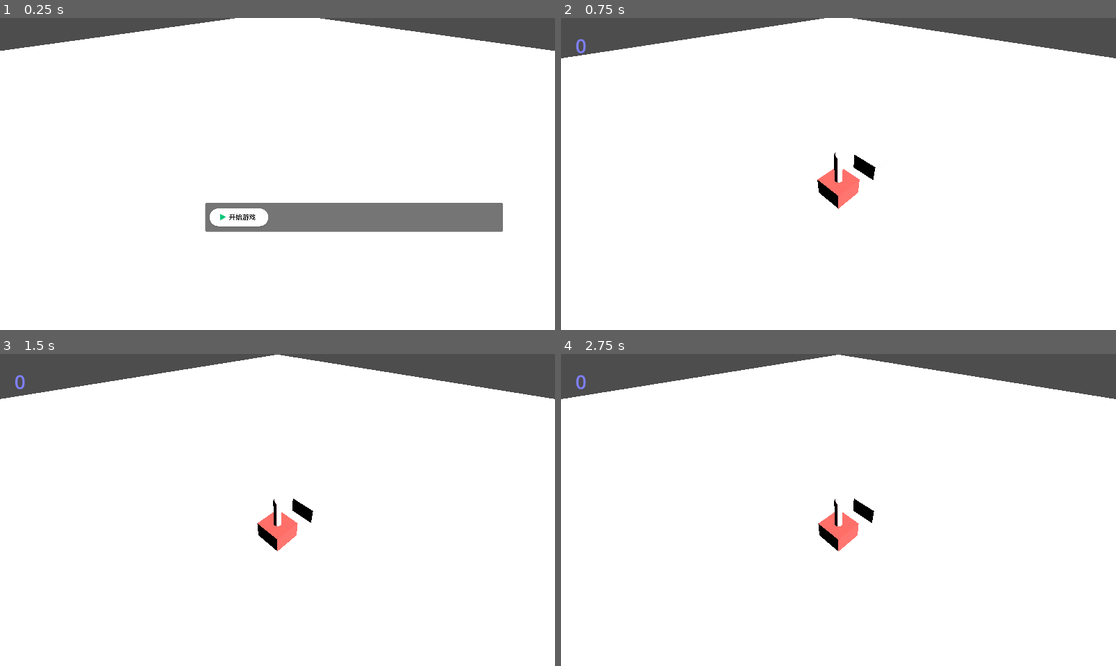
Above: before the commit, frames 1-4 (two rows, left to right).
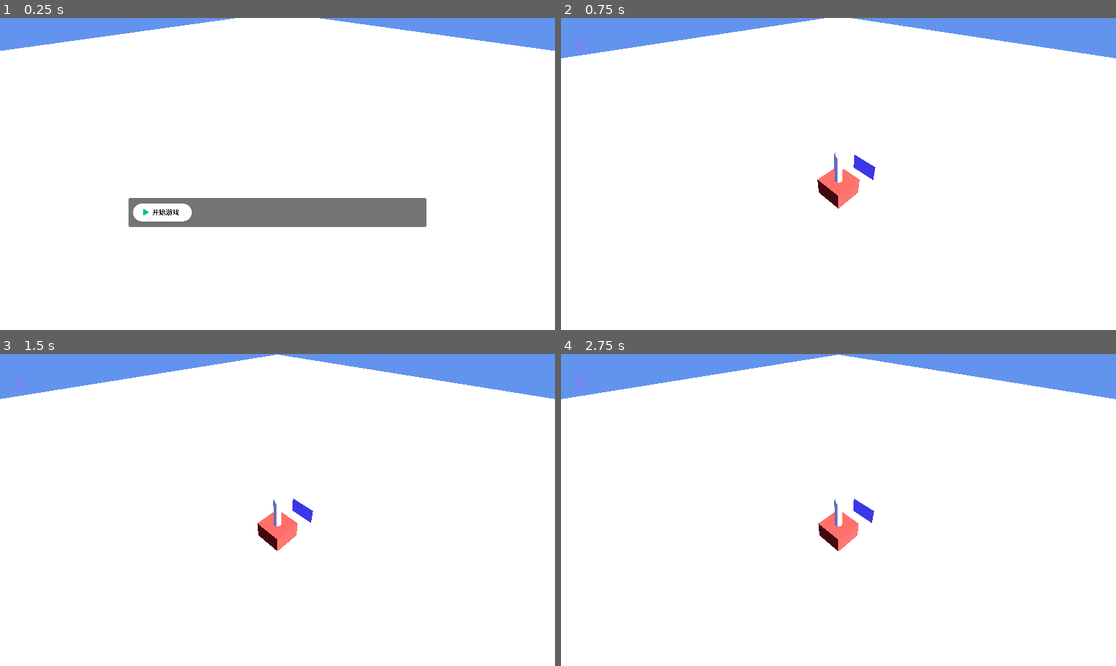
Above: after the commit, the same moments.

Repository: kindywu/jump-jump-godot
Game: Godot game, scene res://scenes/main.tscn
Same seed, same stepped clock (60 frames per second), same inputs: the game is played once before the commit and once after it.
Inputs (mouse positions are in pixels of both pictures, inside the frame that each line leads up to; where the layout moved, square brackets give the same spot in the first picture):
- Up to frame 1 (0.25 s): no input
- Up to frame 2 (0.75 s): click (838, 211) [916, 217] at 0.5 s
- Up to frame 3 (1.5 s): move the mouse to (399, 494) at 1.27 s; click (399, 494) at 1.42 s
- Up to frame 4 (2.75 s): tap Enter at 2 s; move the mouse to (727, 525) at 2.02 s; click (727, 525) at 2.17 s

The runs differ from the first frame. In frame 1, 8.5% of the frame differs, in the area x 0-100%, y 0-69%; in frame 2, 6.5%; in frame 3, 7.6%; in frame 4, 7.6%.

Commit message:
fix: use CenterContainer for proper UI centering, add WorldEnvironment with sky-blue background

Diff:
--- a/project.godot
+++ b/project.godot
@@ -11,9 +11,13 @@
 [application]
 
 config/name="jump-jump"
+run/main_scene="res://scenes/main.tscn"
 config/features=PackedStringArray("4.6", "Forward Plus")
 config/icon="res://icon.svg"
-run/main_scene="res://scenes/main.tscn"
+
+[autoload]
+
+GameState="*res://scripts/game_state.gd"
 
 [physics]
 
@@ -22,7 +26,3 @@
 [rendering]
 
 rendering_device/driver.windows="d3d12"
-
-[autoload]
-
-GameState="*res://scripts/game_state.gd"
--- a/scenes/main.tscn
+++ b/scenes/main.tscn
@@ -13,6 +13,10 @@
 [sub_resource type="StandardMaterial3D" id="StandardMaterial3D_ground"]
 albedo_color = Color(0.95, 0.87, 0.88, 1.0)
 
+[sub_resource type="Environment" id="Environment_world"]
+background_mode = 1
+background_color = Color(0.39, 0.58, 0.93, 1.0)
+
 [node name="Main" type="Node3D"]
 script = ExtResource("1")
 
@@ -20,6 +24,9 @@
 transform = Transform3D(0.866025, -0.353553, 0.353553, 0, 0.707107, 0.707107, -0.5, -0.612372, 0.612372, 2, 10, 8)
 light_energy = 10.0
 directional_shadow_mode = 0
+
+[node name="WorldEnvironment" type="WorldEnvironment" parent="."]
+environment = SubResource("Environment_world")
 
 [node name="Camera3D" type="Camera3D" parent="."]
 script = ExtResource("2")
--- a/scripts/ui/game_over.gd
+++ b/scripts/ui/game_over.gd
@@ -1,18 +1,15 @@
 extends Control
 
 func _ready() -> void:
-	# Center VBox
+	# Center container fills entire screen
+	var center := CenterContainer.new()
+	center.set_anchors_preset(Control.PRESET_FULL_RECT)
+	add_child(center)
+
+	# VBox for title + buttons
 	var vbox := VBoxContainer.new()
 	vbox.alignment = BoxContainer.ALIGNMENT_CENTER
-	vbox.anchor_left = 0.5
-	vbox.anchor_right = 0.5
-	vbox.anchor_top = 0.5
-	vbox.anchor_bottom = 0.5
-	vbox.offset_left = -150
-	vbox.offset_top = -100
-	vbox.offset_right = 150
-	vbox.offset_bottom = 100
-	add_child(vbox)
+	center.add_child(vbox)
 
 	# Title image
 	var title := TextureRect.new()
--- a/scripts/ui/main_menu.gd
+++ b/scripts/ui/main_menu.gd
@@ -1,18 +1,15 @@
 extends Control
 
 func _ready() -> void:
-	# Center VBox
+	# Center container fills entire screen
+	var center := CenterContainer.new()
+	center.set_anchors_preset(Control.PRESET_FULL_RECT)
+	add_child(center)
+
+	# VBox for title + button
 	var vbox := VBoxContainer.new()
 	vbox.alignment = BoxContainer.ALIGNMENT_CENTER
-	vbox.anchor_left = 0.5
-	vbox.anchor_right = 0.5
-	vbox.anchor_top = 0.5
-	vbox.anchor_bottom = 0.5
-	vbox.offset_left = -150
-	vbox.offset_top = -100
-	vbox.offset_right = 150
-	vbox.offset_bottom = 100
-	add_child(vbox)
+	center.add_child(vbox)
 
 	# Title image
 	var title := TextureRect.new()
Not shown: 1 places in scenes/main.tscn that only renumber resources
